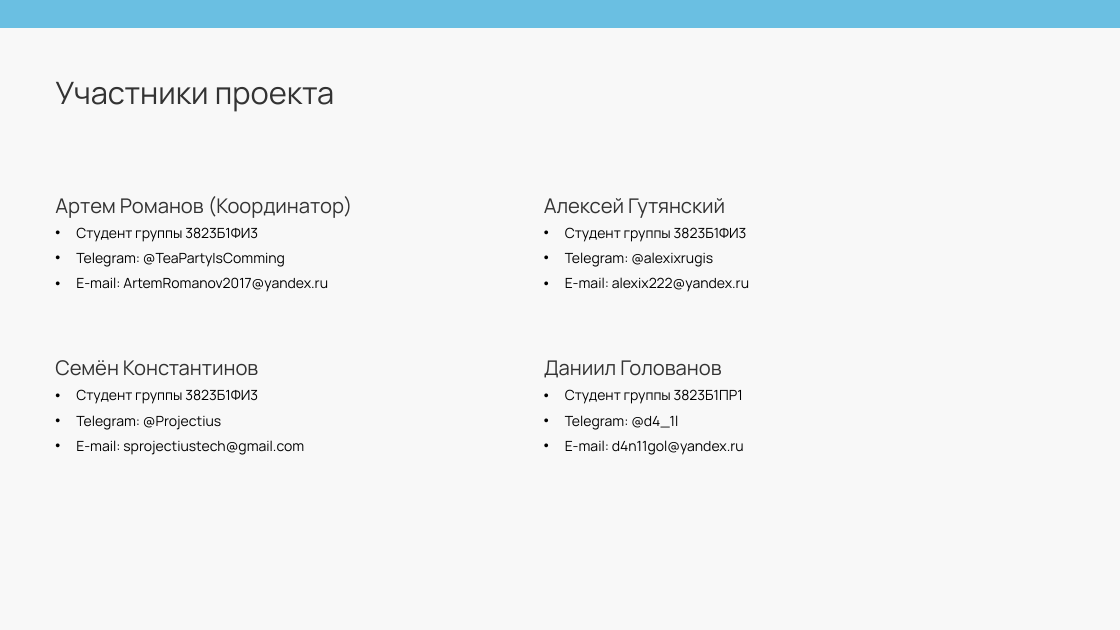
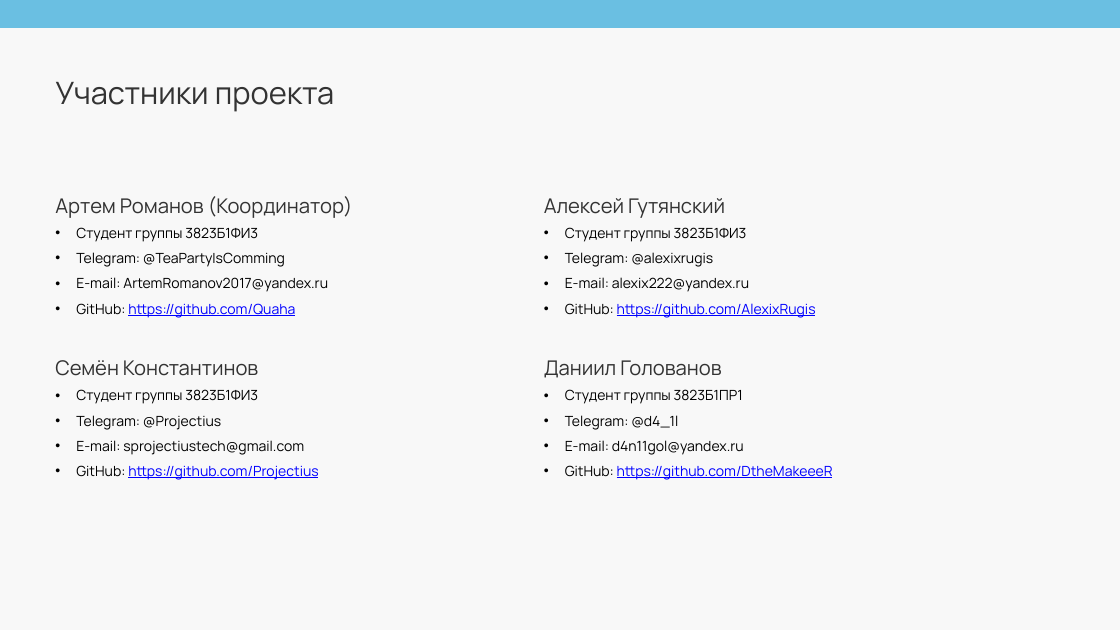
Before and after one commit to Quaha/swarm-algorithm, a slide deck: slide 3 of materials/Презентация.pptx. Drawn at 1120x630 pixels with LibreOffice and Linux fonts; fonts in the diff are those of the drawing. Boxes give left, top, right and bottom in pixels: in the first picture for what was removed or moved away, otherwise in the second. Text is boxed around its words. In the diff, an @@ line names an element or a change of style, - is before the commit and + after.

Commit message:
GitHub links

```diff
--- a/materials/Презентация.pptx
+++ b/materials/Презентация.pptx
@@ text at <box>76,303,295,318</box>: paragraph added @@
+• GitHub: https://github.com/Quaha
@@ text at <box>565,303,816,318</box>: paragraph added @@
+• GitHub: https://github.com/AlexixRugis
@@ text at <box>76,465,318,480</box>: paragraph added @@
+• GitHub: https://github.com/Projectius
@@ text at <box>565,465,833,480</box>: paragraph added @@
+• GitHub: https://github.com/DtheMakeeeR
```
